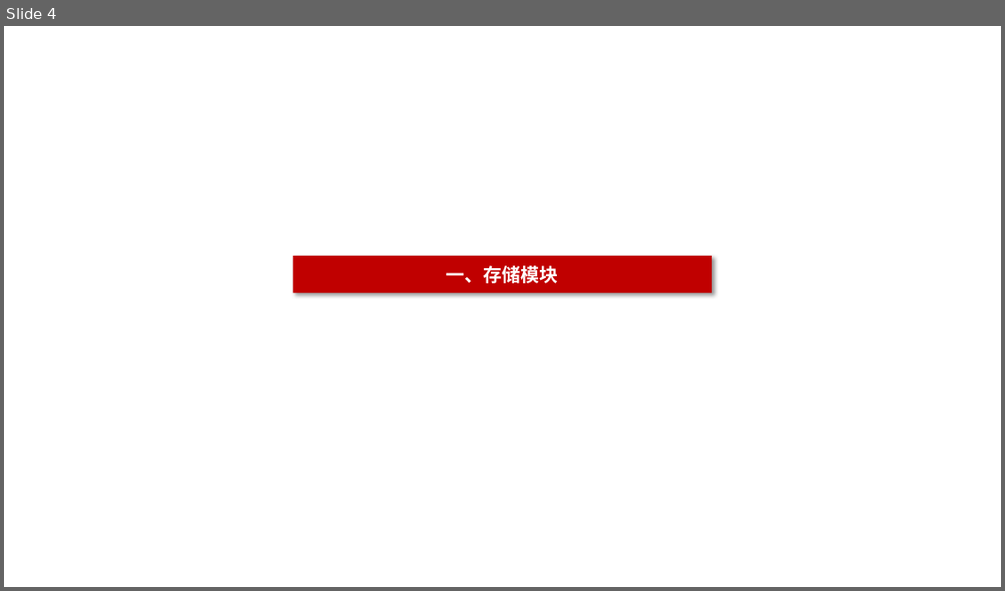
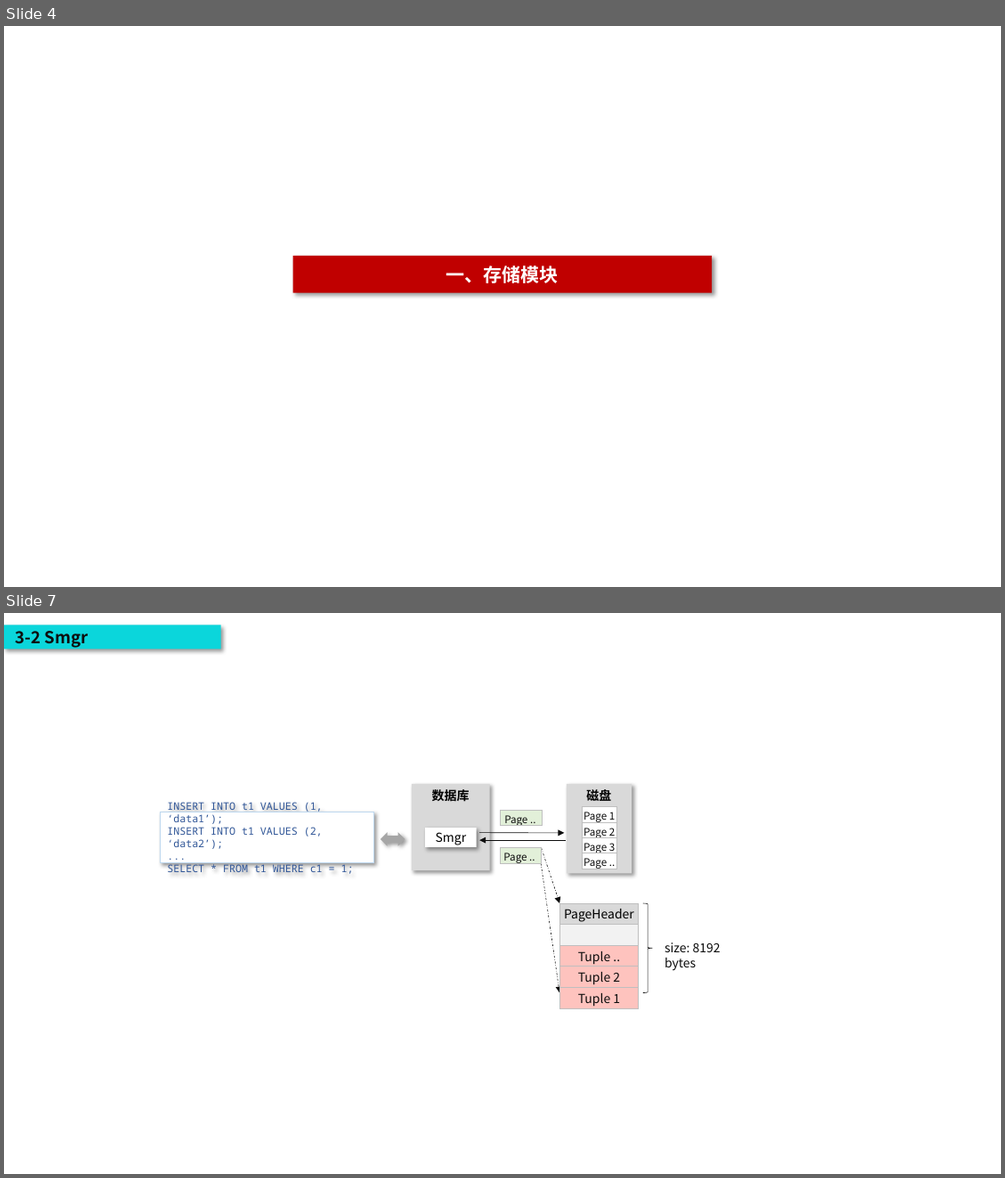
Before and after one commit to poorkk/lorand, a slide deck: source/doc/数据库安全.pptx. Shown one above the other, each under a label of ours: slide 4 before the commit, slides 4 and 7 after it; the slides between them are not shown. The pictures are 1005x591 and 1005x1178 pixels, drawn with LibreOffice and Linux fonts; fonts in the diff are those of the drawing. Boxes give left, top, right and bottom in pixels: in the first picture for what was removed or moved away, otherwise in the second. Text is boxed around its words. In the diff, an @@ line names an element or a change of style, - is before the commit and + after.

```diff
--- a/source/doc/数据库安全.pptx
+++ b/source/doc/数据库安全.pptx
@@ slide 7 added at (4, 613, 1001, 1174), background #FFFFFF @@
@@ rectangle added at (4, 625, 221, 649), fill #0BD6DB, 16 pt, text #0D0D0D, bold @@
+3-2 Smgr
@@ rectangle added at (412, 784, 490, 871), fill #D9D9D9, 12 pt, text #000000, bold @@
+数据库
@@ rectangle added at (566, 784, 631, 873), fill #D9D9D9, 12 pt, text #000000, bold @@
+磁盘
@@ rectangle added at (160, 811, 373, 863), fill #FFFFFF, outline #BDD7EE 0.5 pt, 10 pt, text #2F5597 @@
+INSERT INTO t1 VALUES (1, ‘data1’);
+INSERT INTO t1 VALUES (2, ‘data2’);
+...
+SELECT * FROM t1 WHERE c1 = 1;
@@ table added at (501, 810, 542, 829), 1 rows, 1 columns @@
+Page ..
@@ table added at (582, 807, 617, 873), 4 rows, 1 columns @@
+Page 1
+Page 2
+Page 3
+Page ..
@@ left right arrow added at (380, 832, 405, 846), fill #A6A6A6 @@
@@ rectangle added at (425, 827, 477, 847), fill #FFFFFF, 12 pt, text #000000 @@
+Smgr
@@ arrow added from (479, 833) to (564, 833), #0D0D0D 0.5 pt @@
@@ arrow added from (566, 840) to (479, 840), #0D0D0D 0.5 pt @@
@@ table added at (501, 848, 541, 868), 1 rows, 1 columns @@
+Page ..
@@ arrow added from (542, 848) to (559, 903), #0D0D0D 0.5 pt dashed @@
@@ arrow added from (541, 863) to (559, 993), #0D0D0D 0.5 pt dashed @@
@@ table added at (560, 903, 639, 1010), 5 rows, 1 columns @@
+PageHeader
+
+Tuple ..
+Tuple 2
+Tuple 1
@@ right brace added at (643, 903, 652, 993), outline #0D0D0D 0.5 pt @@
@@ text added at (664, 942, 720, 971), 12 pt, text #0D0D0D @@
+size: 8192 bytes
```
Also in this commit, not shown: 2 slides changed, 4 other slides added.
